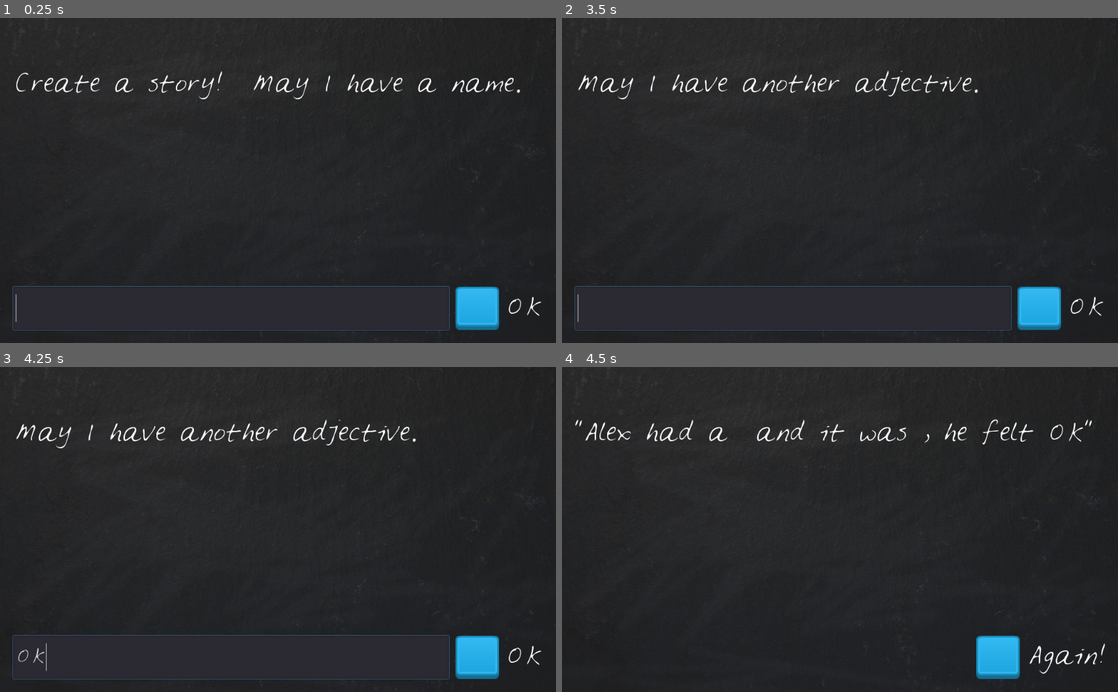
Above: before the commit, frames 1-4 (two rows, left to right).
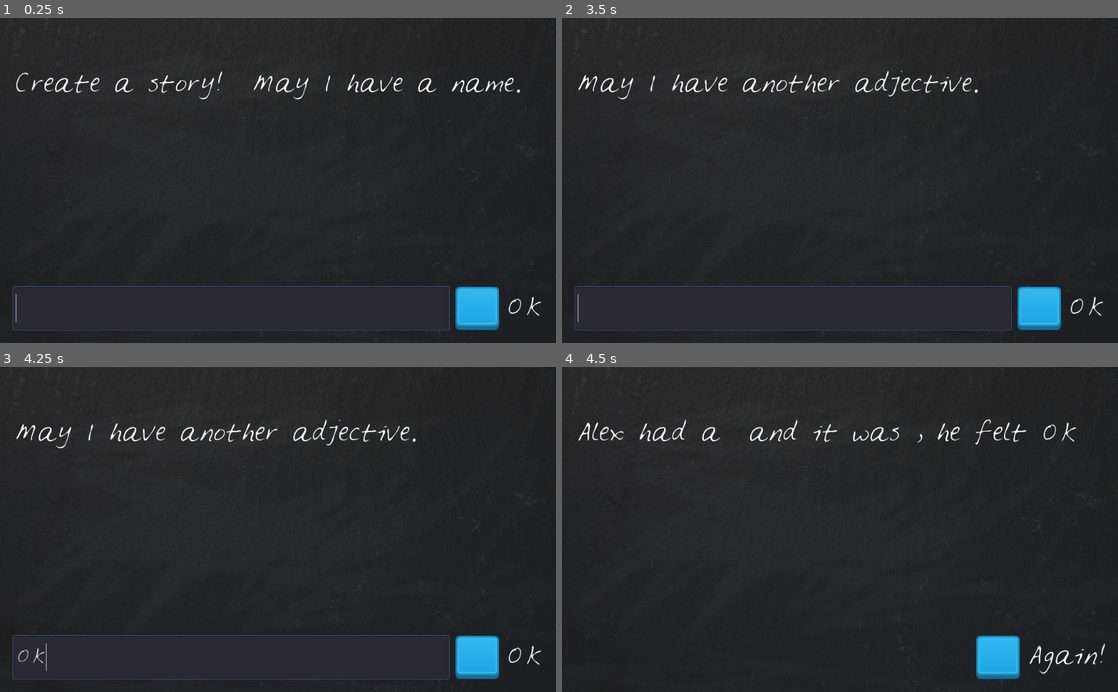
Above: after the commit, the same moments.

Repository: StudlySpud/Godot-Course
Game: Godot game, scene res://LoonyLips.tscn
Two runs of this game, one before a commit and one after it. Both use one fixed random seed, a clock stepped at 60 frames per second and the inputs below.
Inputs (mouse positions are in pixels of both pictures, inside the frame that each line leads up to):
- Up to frame 1 (0.25 s): no input
- Up to frame 2 (3.5 s): click (795, 307) at 0.52 s; type "Alex" at 0.6 s; click (1040, 307) at 1.25 s; click (1040, 307) at 2 s; click (1040, 307) at 2.75 s
- Up to frame 3 (4.25 s): type "OK" at 3.5 s
- Up to frame 4 (4.5 s): tap Enter at 4.25 s

Frames 1-3 are identical in both runs. In frame 4, 1.6% of the frame differs, in the area x 2-96%, y 16-24%.

Commit message:
moved storybook to json

Diff:
--- a/Loony Lips/LoonyLips.gd
+++ b/Loony Lips/LoonyLips.gd
@@ -13,10 +13,25 @@
 
 func pick_current_story():
 	randomize()
-	var stories = $StoryBook.get_child_count()
-	var selected_story = randi() % stories
-	current_story.prompts = $StoryBook.get_child(selected_story).prompts
-	current_story.story = $StoryBook.get_child(selected_story).story
+
+	#this section used to get stories from StoryBook as Json
+	var stories = get_from_json("StoryBook.json")
+	current_story = stories[randi() % stories.size()]
+
+	#This section used to get stories from StoryBook as object
+	#	var stories = $StoryBook.get_child_count()
+	#	var selected_story = randi() % stories
+	#	current_story.prompts = $StoryBook.get_child(selected_story).prompts
+	#	current_story.story = $StoryBook.get_child(selected_story).story
+
+
+func get_from_json(filename):
+	var file = File.new()
+	file.open(filename, File.READ)
+	var text = file.get_as_text()
+	var data = parse_json(text)
+	file.close()
+	return data
 
 func _on_Button_pressed():
 	if is_story_done():
--- /dev/null
+++ b/Loony Lips/StoryBook.json
@@ -0,0 +1,14 @@
+[
+	{
+	"prompts" : ["a name", "a noun", "an adjective", "another adjective"],
+	"story" : "%s had a %s and it was %s, he felt %s"
+	},
+	{
+	"prompts" : ["an adjective", "a noun", "a verb", "an adjective", "a noun", "a name"],
+	"story" : "A %s %s went and %s a %s %s named %s"
+	},
+	{
+	"prompts" : ["an adjective", "a name", "a noun", "another noun"],
+	"story" : "Once a %s wizard named %s needed to find a mystical %s to fix his %s"
+	}
+]
